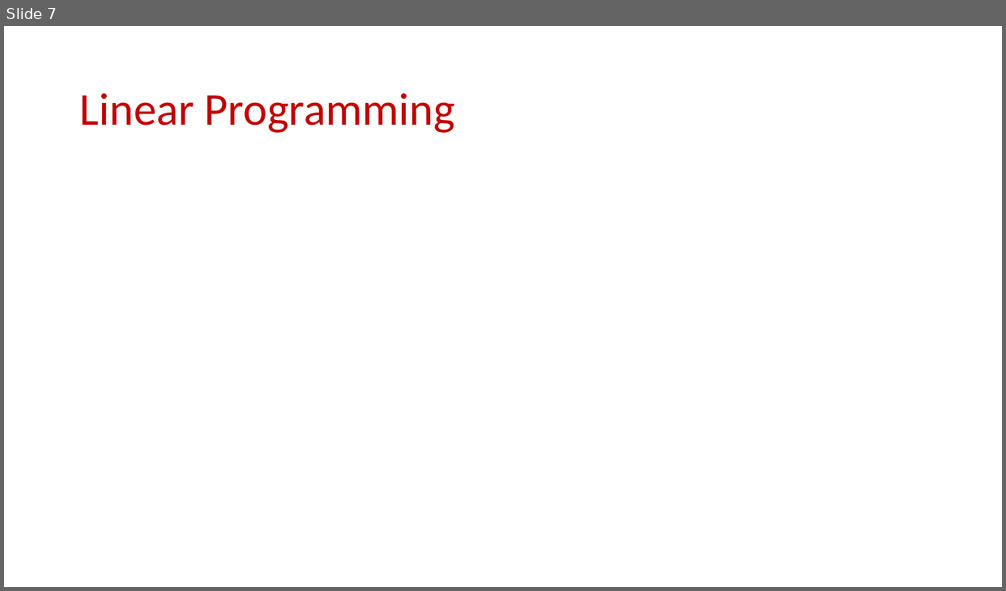
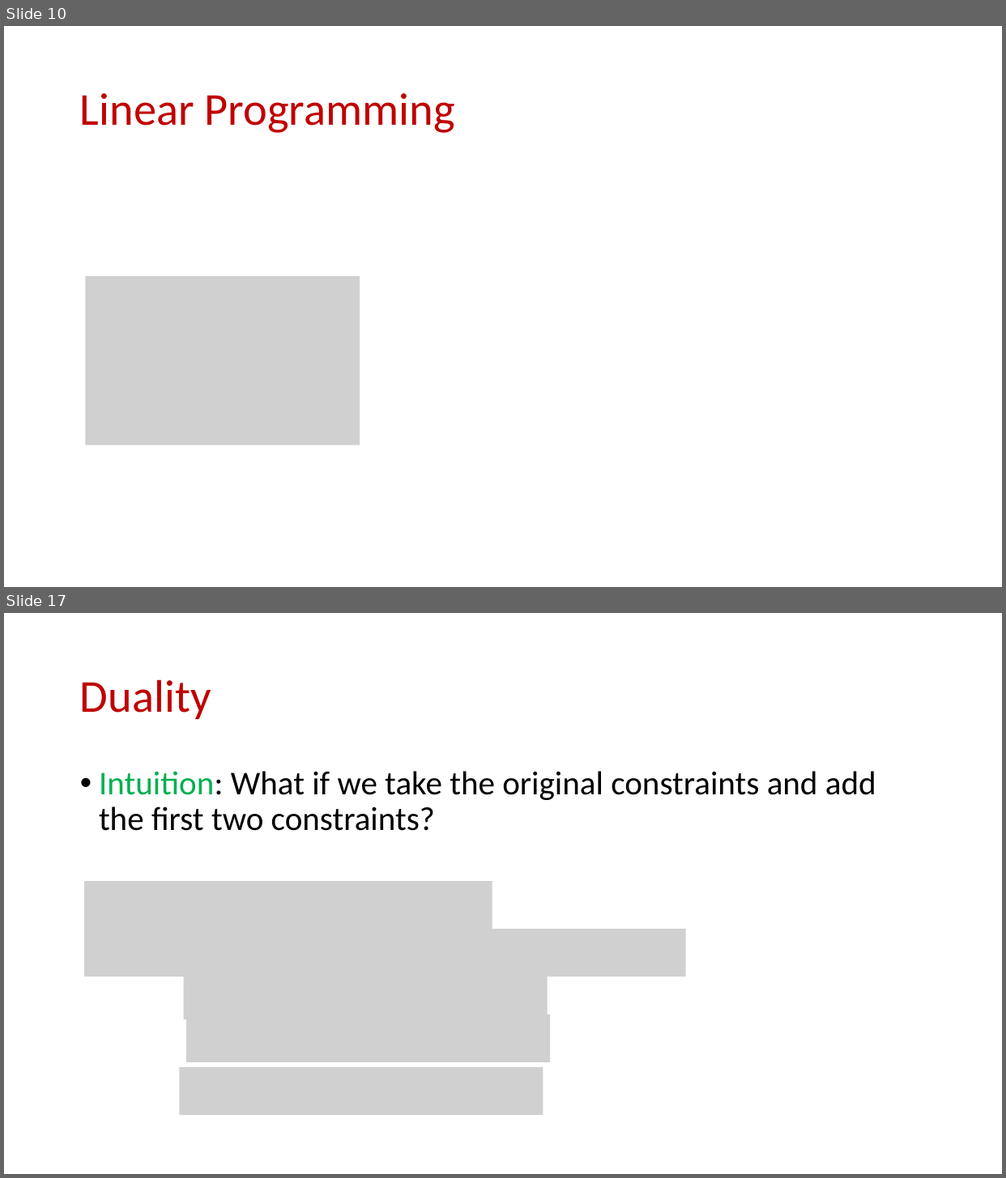
Before and after one commit to samsonzhou/samsonzhou.github.io, a slide deck: CSCE658-S24/L16.pptx. Shown one above the other, each under a label of ours: slide 7 before the commit, slides 10 and 17 after it; the slides between them are not shown. The pictures are 1006x591 and 1006x1178 pixels, drawn with LibreOffice and Linux fonts; fonts in the diff are those of the drawing; grey boxes stand for pictures. Boxes give left, top, right and bottom in pixels: in the first picture for what was removed or moved away, otherwise in the second. Text is boxed around its words. In the diff, an @@ line names an element or a change of style, - is before the commit and + after.

```diff
--- a/CSCE658-S24/L16.pptx
+++ b/CSCE658-S24/L16.pptx
@@ slide 17 added at bbox=[4, 613, 1002, 1174], background #FFFFFF @@
@@ title added at bbox=[80, 679, 211, 719], 44 pt, text #C00000 @@
+Duality
@@ text added at bbox=[99, 771, 876, 831], 32 pt, text #000000 @@
+• Intuition: What if we take the original constraints and add the first two constraints?
@@ picture added at bbox=[84, 881, 492, 929] @@
@@ picture added at bbox=[84, 929, 686, 977] @@
@@ picture added at bbox=[184, 972, 548, 1020] @@
@@ picture added at bbox=[187, 1015, 551, 1063] @@
@@ picture added at bbox=[179, 1067, 543, 1115] @@
@@ what was slide 7 is now slide 10 @@
@@ slide 10 changed as well @@
@@ picture added at bbox=[86, 277, 360, 446] @@
```
Also in this commit, not shown: 5 other slides changed, 25 other slides added.
